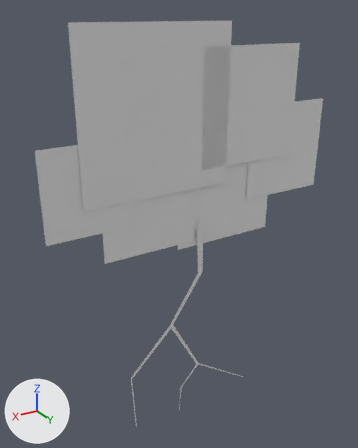
Renders of the Blender file Finger Guns/Assets/Art/Obstacles/Thundercloud.blend from each side of a commit.
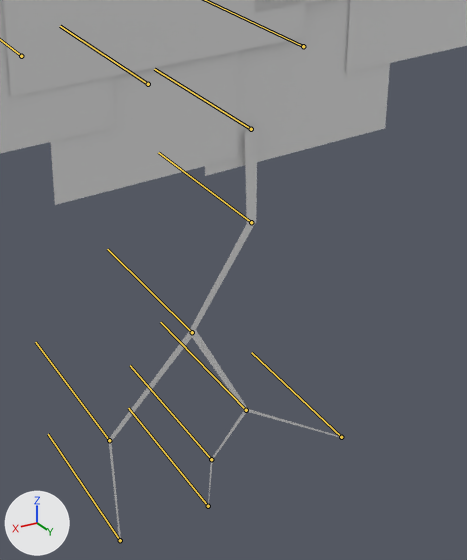
Old and new are each drawn whole from a camera (50 mm lens) standing at (2.68, 3.87, 4.51) and looking at (0.25, -0.18, 2.49) and again close up on the part from 22% to 85% of the width and 37% to 98% of the height. Every picture has the same lights, and +X, +Y and +Z are marked at lower left. Both versions are drawn at frame 1 of the action 'Zero'; the numbers are the values there. The bones that bend it are drawn over the model as lines in the close-ups.

In view in the first close-up: 'Thundercloud'.
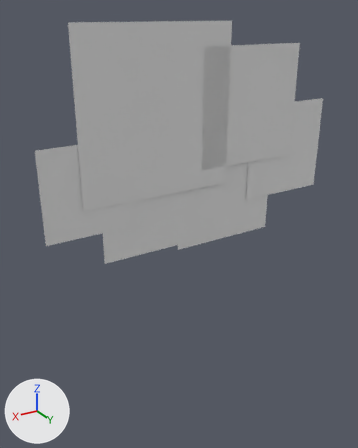
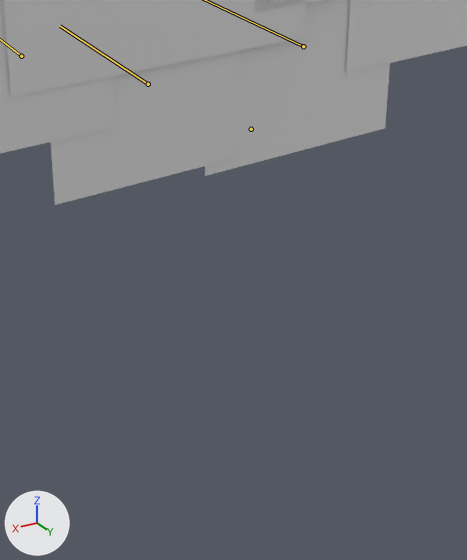
The edits, one by one:
Bone 'Bolt Root' (bone_bolt_root) is rescaled from (1.0, 1.0, 1.0) to (0.0, 0.0, 0.0).

What differs and where, as boxes [x1, y1, x2, y2] in the close-ups (467 x 560 px):
'Thundercloud', posed
    before: [0, 0, 467, 541]
    after: [0, 0, 467, 205]
bone 'Bolt Root', root to tip
    before: (251, 129) to (154, 69)
    after: (251, 129) to (251, 129)
